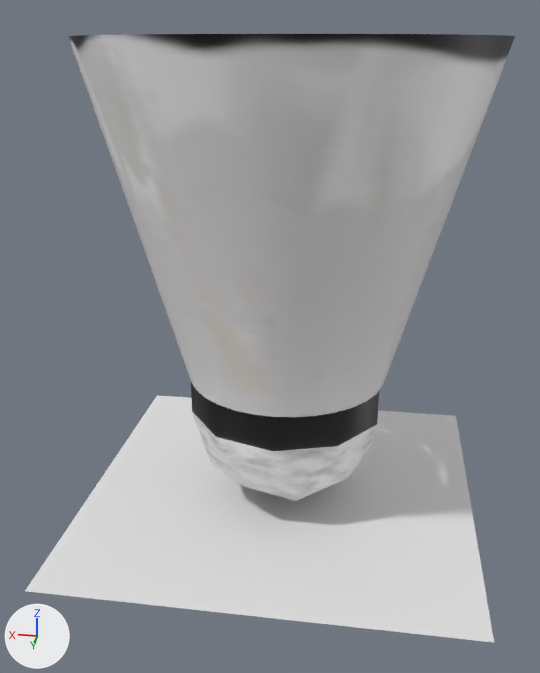
Renders of the Blender file Assets/Raw/stadium/stadium.blend from each side of a commit.
Rendered twice from a camera (50 mm lens) standing at (-0.082, 0.639, 0.361) and looking at (0.014, 0.015, 0.116). The lights are fixed; the arrows at lower left show +X, +Y and +Z.

In view in the first picture: 'Plane', 'birdie'.
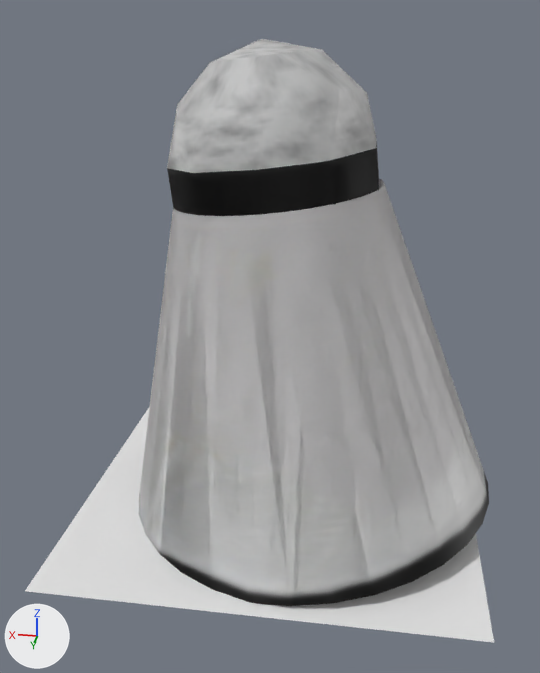
Boxes (x1, y1, x2, y2) around the edits, measured in the pictures (540 x 673 px; the box of a moved part takes in the faces that stretch with it):
'birdie', reshaped (22% narrower, 21% taller)
    before: (68, 34, 515, 501)
    after: (139, 39, 489, 606)
part 1 of me_icosphere, moved or reshaped
    before: (68, 34, 515, 417)
    after: (139, 194, 471, 605)
part 2 of me_icosphere, moved or reshaped
    before: (191, 382, 379, 501)
    after: (167, 50, 379, 209)
part 3 of me_icosphere, added
    after: (139, 179, 489, 606)
part 4 of me_icosphere, added
    after: (167, 39, 379, 216)
'Plane', unchanged, covered by the edit
    before: (25, 395, 494, 642)
    after: (25, 408, 494, 642)

What changed in the scene script:
```text
Change me_icosphere:
    where me_icosphere.from_pydata(...)  # 111 vertices, 144 faces; spans x -0.172..0.172, y -0.172..0.172, z -0.049..0.367
    used by ob_birdie; location = (0.0, 0.0, 0.0)
    me_icosphere part 1: the loose piece of 64 vertices spanning x -0.172..0.172, y -0.172..0.172, z 0.075..0.367 is multiplied about its middle by the matrix ((0.994, 0.014, -0.112), (0.014, -1.0, -0.001), (-0.112, -0.001, -0.994)), then moved by (-0.007, 0.0, -0.123)
    me_icosphere part 2: the loose piece of 46 vertices spanning x -0.086..0.086, y -0.09..0.09, z -0.049..0.077 is multiplied about its middle by the matrix ((0.994, 0.014, -0.112), (0.014, -1.0, -0.001), (-0.112, -0.001, -0.994)), then moved by (0.016, 0.0, 0.29)
    me_icosphere part 3: the loose piece of 64 vertices spanning x -0.172..0.172, y -0.172..0.172, z 0.075..0.367 is copied, and the copy is multiplied about its middle by the matrix ((0.994, 0.014, -0.112), (0.014, -1.0, -0.001), (-0.112, -0.001, -0.994)), then moved by (-0.007, 0.0, -0.123); it spans x -0.194..0.147, y -0.172..0.172, z -0.067..0.253
    me_icosphere part 4: the loose piece of 46 vertices spanning x -0.086..0.086, y -0.09..0.09, z -0.049..0.077 is copied, and the copy is multiplied about its middle by the matrix ((0.994, 0.014, -0.112), (0.014, -1.0, -0.001), (-0.112, -0.001, -0.994)), then moved by (0.016, 0.0, 0.29); it spans x -0.077..0.099, y -0.09..0.09, z 0.231..0.366
```
